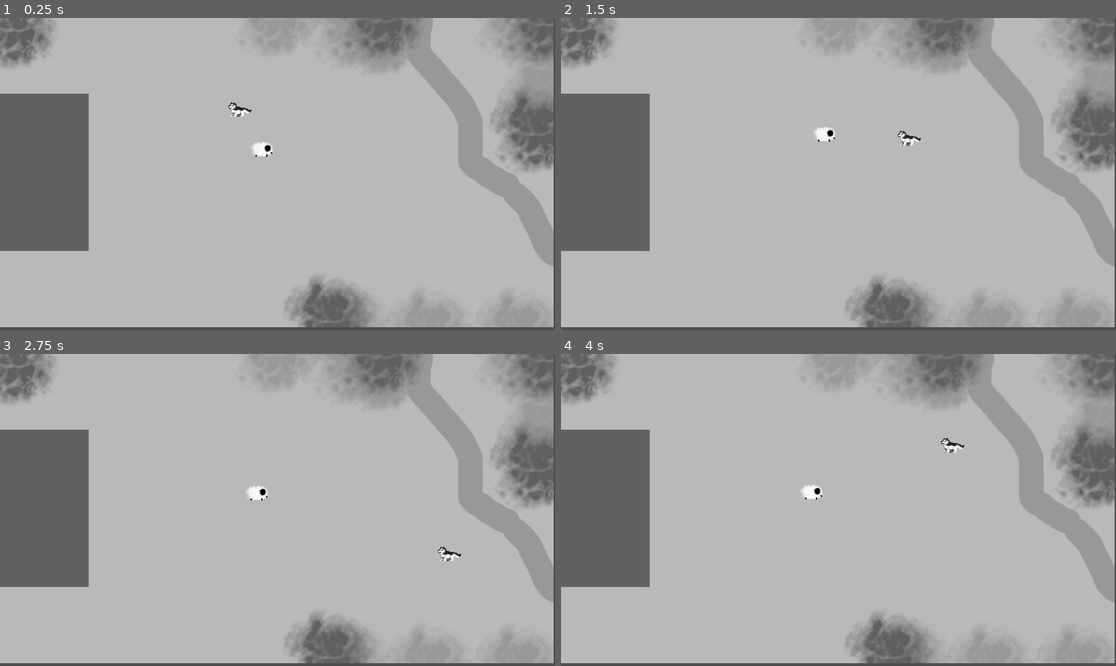
Above: before the commit, frames 1-4 (two rows, left to right).
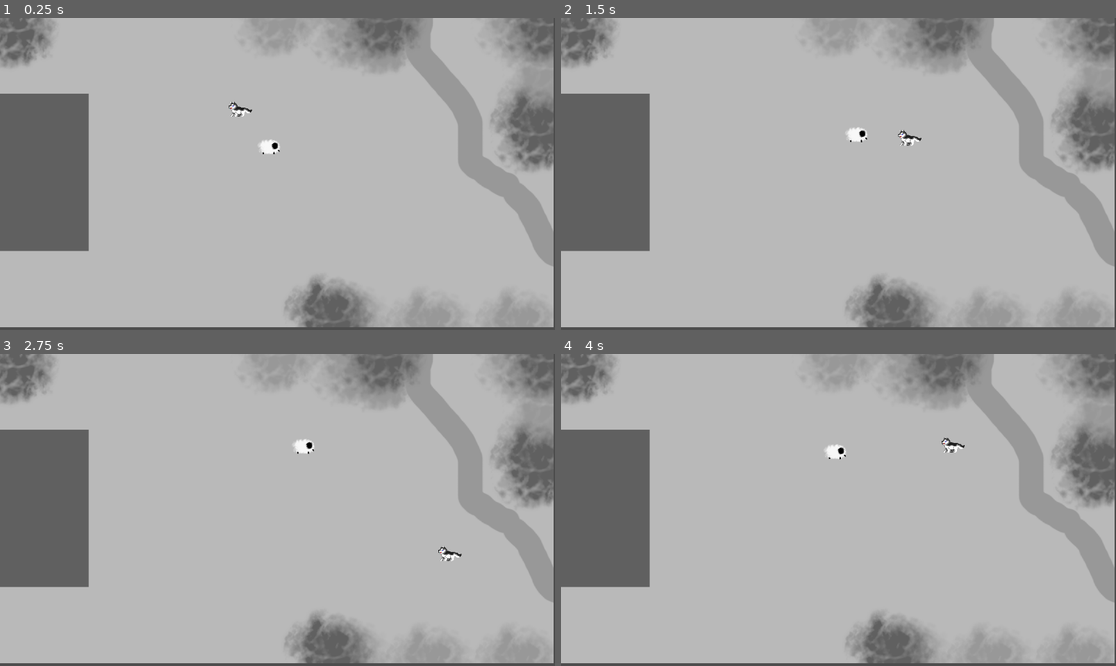
Above: after the commit, the same moments.

Repository: FarahKa/CalmBeforetheStorm
Game: Godot game, scene res://scenes/main_level.tscn
The game is run twice, just before and just after one commit, with the same random seed, the same clock (stepped at 60 frames per second) and the same inputs.
Inputs:
- Up to frame 1 (0.25 s): no input
- Up to frame 2 (1.5 s): hold Right (ui_right) 0.53-1.28 s; hold Down (ui_down) from 1.28 s (still down)
- Up to frame 3 (2.75 s): release Down (ui_down) at 2.03 s; hold Right (ui_right) from 2.03 s (still down)
- Up to frame 4 (4 s): release Right (ui_right) at 2.78 s; hold Up (ui_up) 2.78-3.53 s; hold Left (ui_left) from 3.53 s (still down)

The runs differ from the first frame. In frame 1, 0.2% of the frame differs, in the area x 41-51%, y 26-45%; in frame 2, 0.3%; in frame 3, 0.3%, in the area x 44-84%, y 27-67%; in frame 4, 0.3%.

Commit message:
sheep moves wider

Diff:
--- a/scenes/main_level.tscn
+++ b/scenes/main_level.tscn
@@ -30,15 +30,15 @@
 position = Vector2(579, 330)
 
 [node name="Dog" parent="." instance=ExtResource("2_r2vb0")]
-position = Vector2(498, 211)
+position = Vector2(499, 211)
 
-[node name="CharacterBody2D" type="CharacterBody2D" parent="."]
+[node name="Sheep" type="CharacterBody2D" parent="."]
 position = Vector2(554, 275)
 scale = Vector2(0.1, 0.1)
 script = ExtResource("3_1wvrr")
 
-[node name="SheepPlaceholder" type="AnimatedSprite2D" parent="CharacterBody2D"]
+[node name="SheepPlaceholder" type="AnimatedSprite2D" parent="Sheep"]
 sprite_frames = SubResource("SpriteFrames_6x4eo")
 
-[node name="CollisionShape2D" type="CollisionShape2D" parent="CharacterBody2D"]
+[node name="CollisionShape2D" type="CollisionShape2D" parent="Sheep"]
 shape = SubResource("CircleShape2D_qsu27")
--- /dev/null
+++ b/scenes/sheep.tscn
@@ -0,0 +1,28 @@
+[gd_scene load_steps=5 format=3 uid="uid://ba07js7tksjmk"]
+
+[ext_resource type="Script" path="res://scripts/movement/sheep_movement.gd" id="1_x08my"]
+[ext_resource type="Texture2D" uid="uid://bwujfcy1wc7nn" path="res://assets/characters/sheep_placeholder.png" id="2_mfrhh"]
+
+[sub_resource type="SpriteFrames" id="SpriteFrames_6x4eo"]
+animations = [{
+"frames": [{
+"duration": 1.0,
+"texture": ExtResource("2_mfrhh")
+}],
+"loop": true,
+"name": &"default",
+"speed": 5.0
+}]
+
+[sub_resource type="CircleShape2D" id="CircleShape2D_qsu27"]
+
+[node name="Sheep" type="CharacterBody2D"]
+position = Vector2(554, 275)
+scale = Vector2(0.1, 0.1)
+script = ExtResource("1_x08my")
+
+[node name="SheepPlaceholder" type="AnimatedSprite2D" parent="."]
+sprite_frames = SubResource("SpriteFrames_6x4eo")
+
+[node name="CollisionShape2D" type="CollisionShape2D" parent="."]
+shape = SubResource("CircleShape2D_qsu27")
--- a/scripts/movement/sheep_movement.gd
+++ b/scripts/movement/sheep_movement.gd
@@ -29,7 +29,7 @@
 
 
 func update_target_position():
-	var target_vector = Vector2(randf_range(-32, 32), randf_range(-32, 32))
+	var target_vector = Vector2(randf_range(-100, 100), randf_range(-100, 100))
 	target_position = start_position + target_vector
 
 func is_at_target_position():
